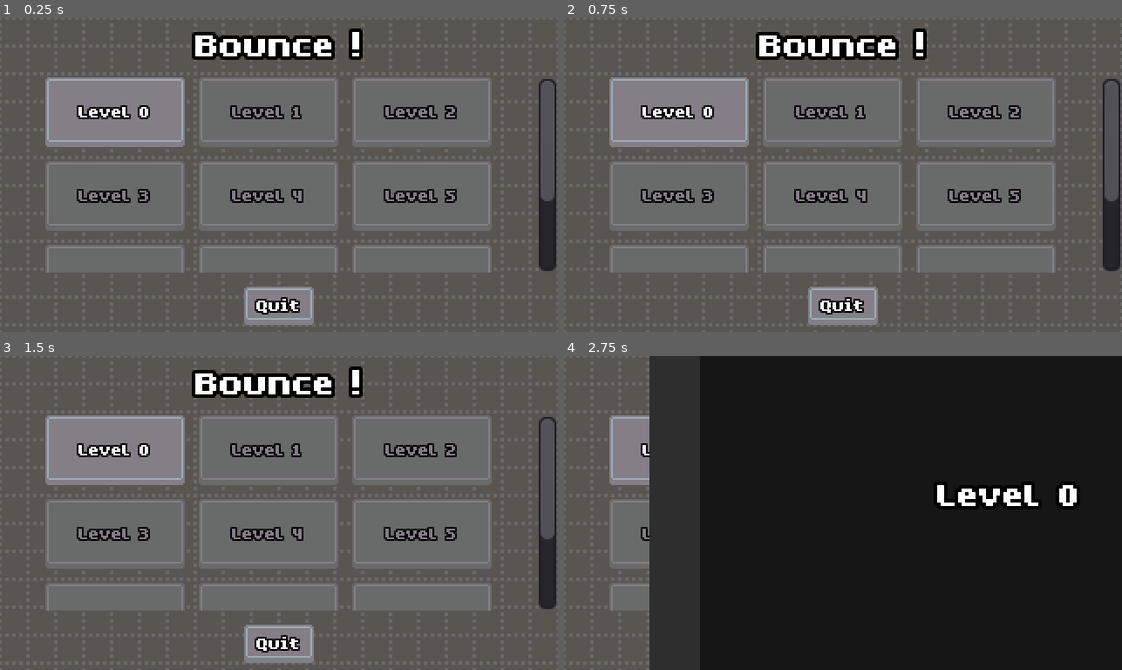
Above: before the commit, frames 1-4 (two rows, left to right).
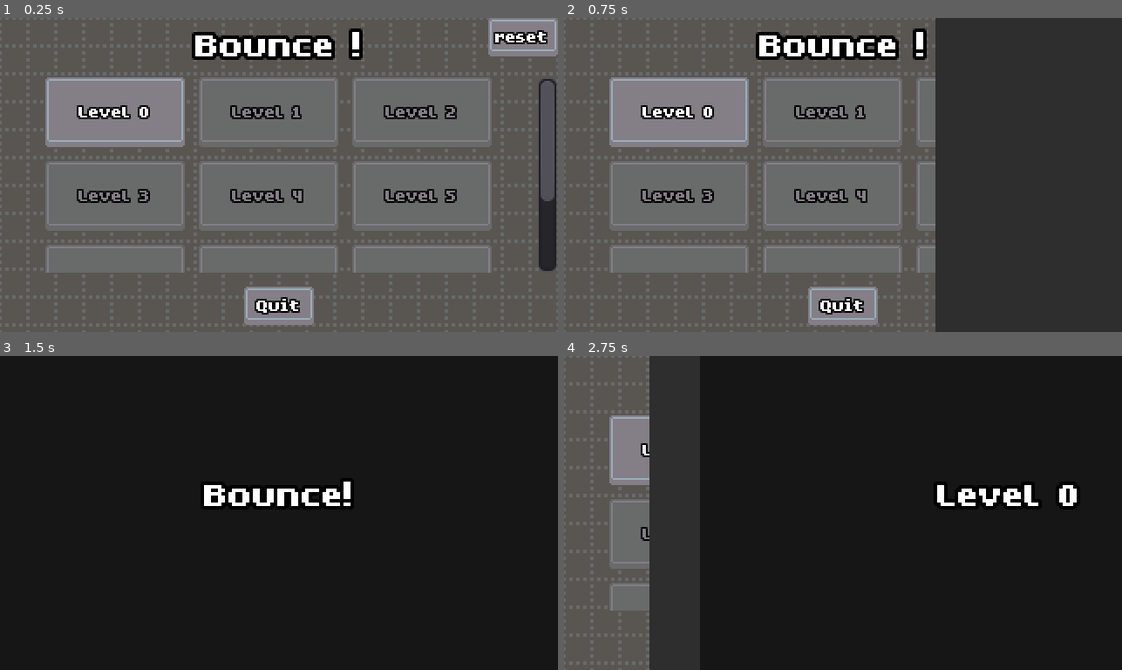
Above: after the commit, the same moments.

Repository: geegaz/Bounce
Game: Godot game, scene res://Scenes/Main.tscn
Two runs of this game, one before a commit and one after it. Both use one fixed random seed, a clock stepped at 60 frames per second and the inputs below.
Inputs (mouse positions are in pixels of both pictures, inside the frame that each line leads up to):
- Up to frame 1 (0.25 s): no input
- Up to frame 2 (0.75 s): click (1088, 36) at 0.5 s, where only the run after the commit has a clickable "reset"
- Up to frame 3 (1.5 s): hold Right (ui_right) from 1.28 s (still down)
- Up to frame 4 (2.75 s): release Right (ui_right) at 2.03 s; hold Left (ui_left) from 2.03 s (still down); tap Enter (ui_accept) at 2.27 s

The runs differ from the first frame. In frame 1, 1.5% of the frame differs, in the area x 87-100%, y 0-13%; in frame 2, 32%; in frame 3, 96%, in the area x 0-100%, y 0-100%; in frame 4, nothing differs.

Commit message:
modifed main file

Diff:
--- a/Scenes/Main.tscn
+++ b/Scenes/Main.tscn
@@ -79,8 +79,16 @@
 "_edit_use_anchors_": false
 }
 
+[node name="Reset" type="Button" parent="MainUI/Menu"]
+margin_left = 280.0
+margin_right = 320.0
+margin_bottom = 22.1758
+text = "reset"
+__meta__ = {
+"_edit_use_anchors_": false
+}
+
 [node name="QuitPopup" type="AcceptDialog" parent="MainUI"]
-visible = true
 margin_left = 80.0
 margin_top = 48.0
 margin_right = 240.0
@@ -92,4 +100,5 @@
 "_edit_use_anchors_": false
 }
 [connection signal="pressed" from="MainUI/Menu/LevelsSelection/CenterContainer2/QuitButton" to="." method="_on_QuitButton_pressed"]
+[connection signal="pressed" from="MainUI/Menu/Reset" to="." method="_on_Reset_pressed"]
 [connection signal="confirmed" from="MainUI/QuitPopup" to="." method="_on_QuitPopup_confirmed"]
--- a/Scripts/Global.gd
+++ b/Scripts/Global.gd
@@ -114,3 +114,12 @@
 			printerr("Corrupted data!")
 	else:
 		printerr("No saved data!")
+
+func reset():
+	max_unlocked_level = 0
+	sfx_volume = 0.0
+	music_volume = 0.0
+	use_controller_rumble = true
+
+	save_game()
+	goto_menu()
--- a/Scripts/Main.gd
+++ b/Scripts/Main.gd
@@ -65,3 +65,7 @@
 
 func _on_QuitPopup_confirmed():
 	get_tree().quit()
+
+
+func _on_Reset_pressed():
+	Global.reset()
